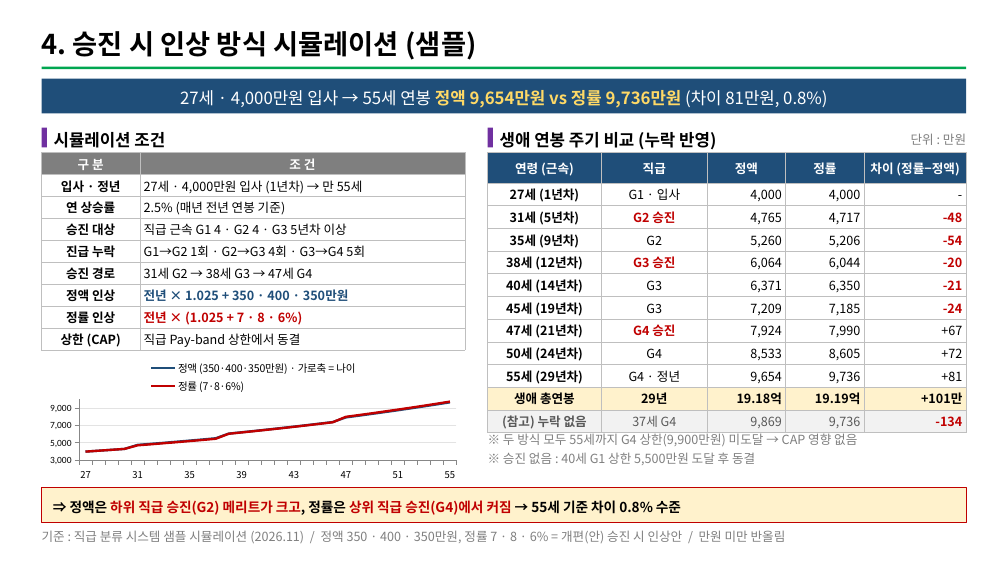
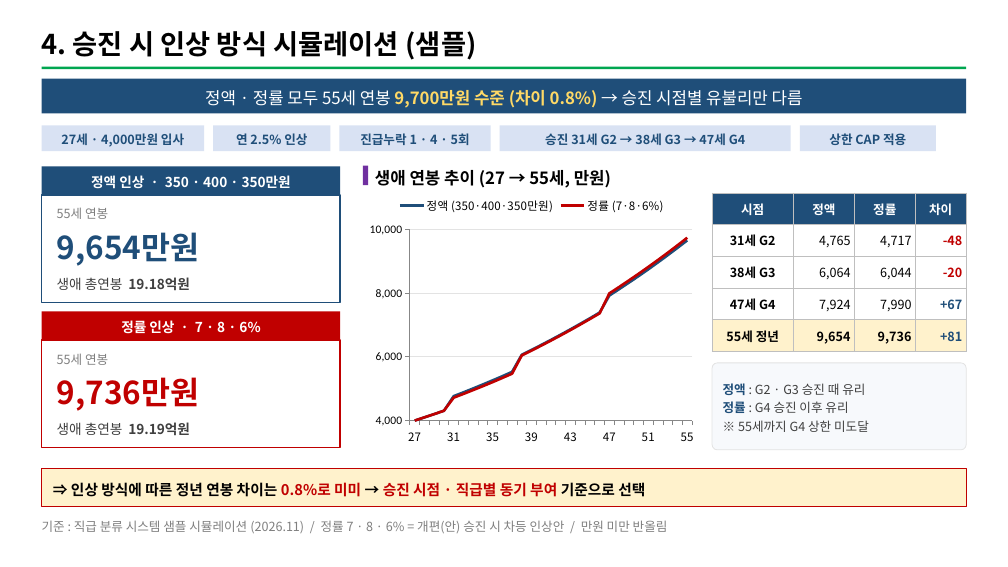
Before and after one commit to chosw9187-source/30agro, a slide deck: slide 6 of tools/grade2/report/직급재분류_결과보고(안).pptx. Drawn at 1008x567 pixels with LibreOffice and Linux fonts; fonts in the diff are those of the drawing. Boxes give left, top, right and bottom in pixels: in the first picture for what was removed or moved away, otherwise in the second. Text is boxed around its words. In the diff, an @@ line names an element or a change of style, - is before the commit and + after.

```diff
--- a/tools/grade2/report/직급재분류_결과보고(안).pptx
+++ b/tools/grade2/report/직급재분류_결과보고(안).pptx
@@ text in rectangle at bbox=[205, 90, 803, 108]: text changed @@
-27세 · 4,000만원 입사 → 55세 연봉 정액 9,654만원 vs 정률 9,736만원 (차이 81만원, 0.8%)
+정액 · 정률 모두 55세 연봉 9,700만원 수준 (차이 0.8%) → 승진 시점별 유불리만 다름
@@ rectangle removed at bbox=[42, 128, 47, 147] @@
@@ rectangle added at bbox=[42, 126, 204, 151], fill #D9E2F3, 12 pt, text #1F4E79, bold @@
+27세 · 4,000만원 입사
@@ text removed at bbox=[54, 132, 165, 148] @@
-시뮬레이션 조건
@@ rectangle added at bbox=[213, 126, 330, 151], fill #D9E2F3, 12 pt, text #1F4E79, bold @@
+연 2.5% 인상
@@ rectangle added at bbox=[340, 126, 491, 151], fill #D9E2F3, 12 pt, text #1F4E79, bold @@
+진급누락 1 · 4 · 5회
@@ text removed at bbox=[500, 132, 716, 150] @@
-생애 연봉 주기 비교 (누락 반영)
@@ rectangle added at bbox=[500, 126, 791, 151], fill #D9E2F3, 12 pt, text #1F4E79, bold @@
+승진 31세 G2 → 38세 G3 → 47세 G4
@@ rectangle added at bbox=[800, 126, 936, 151], fill #D9E2F3, 12 pt, text #1F4E79, bold @@
+상한 CAP 적용
@@ text removed at bbox=[911, 133, 966, 145] @@
-단위 : 만원
@@ table removed at bbox=[42, 153, 465, 351], 9 rows, 2 columns @@
-구 분 | 조 건
-입사 · 정년 | 27세 · 4,000만원 입사 (1년차) → 만 55세
-연 상승률 | 2.5% (매년 전년 연봉 기준)
-승진 대상 | 직급 근속 G1 4 · G2 4 · G3 5년차 이상
-진급 누락 | G1→G2 1회 · G2→G3 4회 · G3→G4 5회
-승진 경로 | 31세 G2 → 38세 G3 → 47세 G4
-정액 인상 | 전년 × 1.025 + 350 · 400 · 350만원
-정률 인상 | 전년 × (1.025 + 7 · 8 · 6%)
-상한 (CAP) | 직급 Pay-band 상한에서 동결
@@ rectangle added at bbox=[42, 166, 340, 195], fill #1F4E79, 13 pt, text #FFFFFF, bold @@
+정액 인상 · 350 · 400 · 350만원
@@ rectangle: place and size @@
-rectangle at bbox=[488, 128, 493, 147]
+rectangle at bbox=[363, 166, 368, 185]
@@ text added at bbox=[375, 170, 611, 188], 16 pt, text #000000, bold @@
+생애 연봉 추이 (27 → 55세, 만원)
@@ table removed at bbox=[488, 153, 966, 433], 12 rows, 5 columns @@
-연령 (근속) | 직급 | 정액 | 정률 | 차이 (정률−정액)
-27세 (1년차) | G1 · 입사 | 4,000 | 4,000 | -
-31세 (5년차) | G2 승진 | 4,765 | 4,717 | -48
-35세 (9년차) | G2 | 5,260 | 5,206 | -54
-38세 (12년차) | G3 승진 | 6,064 | 6,044 | -20
-40세 (14년차) | G3 | 6,371 | 6,350 | -21
-45세 (19년차) | G3 | 7,209 | 7,185 | -24
-47세 (21년차) | G4 승진 | 7,924 | 7,990 | +67
-50세 (24년차) | G4 | 8,533 | 8,605 | +72
-55세 (29년차) | G4 · 정년 | 9,654 | 9,736 | +81
-생애 총연봉 | 29년 | 19.18억 | 19.19억 | +101만
-(참고) 누락 없음 | 37세 G4 | 9,869 | 9,736 | -134
@@ rectangle added at bbox=[42, 195, 340, 302], fill #FFFFFF, outline #1F4E79 1.5 pt @@
@@ text added at bbox=[57, 207, 108, 219], 12 pt, text #7F7F7F @@
+55세 연봉
@@ line chart at bbox=[363, 189, 701, 450] @@
-정액 (350·400·350만원) · 가로축 = 나이: 4000, 4100, 4200, 4300, 4800, 4900, 5000, 5100, 5300, 5400, 5500, 6100, 6200, 6400, 6500, 6700, 6900, 7000, 7200, 7400, 7900, 8100, 8300, 8500, 8700, 9000, 9200, 9400, 9700
+정액 (350·400·350만원): 4000, 4100, 4200, 4300, 4800, 4900, 5000, 5100, 5300, 5400, 5500, 6100, 6200, 6400, 6500, 6700, 6900, 7000, 7200, 7400, 7900, 8100, 8300, 8500, 8700, 9000, 9200, 9400, 9700
@@ legend changed @@
@@ category axis changed @@
@@ value axis changed @@
@@ line chart: place and size @@
-line chart at bbox=[42, 352, 465, 484]
+line chart at bbox=[363, 189, 701, 450]
@@ table added at bbox=[712, 193, 967, 352], 5 rows, 4 columns @@
+시점 | 정액 | 정률 | 차이
+31세 G2 | 4,765 | 4,717 | -48
+38세 G3 | 6,064 | 6,044 | -20
+47세 G4 | 7,924 | 7,990 | +67
+55세 정년 | 9,654 | 9,736 | +81
@@ text added at bbox=[57, 232, 200, 266], 30 pt, text #1F4E79, bold @@
+9,654만원
@@ text added at bbox=[57, 277, 190, 290], 13 pt, text #404040, bold @@
+생애 총연봉 19.18억원
@@ rectangle added at bbox=[42, 312, 340, 340], fill #C00000, 13 pt, text #FFFFFF, bold @@
+정률 인상 · 7 · 8 · 6%
@@ rectangle added at bbox=[42, 340, 340, 448], fill #FFFFFF, outline #C00000 1.5 pt @@
@@ text added at bbox=[57, 353, 108, 365], 12 pt, text #7F7F7F @@
+55세 연봉
@@ text added at bbox=[57, 377, 200, 411], 30 pt, text #C00000, bold @@
+9,736만원
@@ rounded rectangle added at bbox=[712, 363, 966, 450], fill #F7F9FC, outline #E3E3E3 0.75 pt, 12 pt, text #404040 @@
+정액 : G2 · G3 승진 때 유리
+정률 : G4 승진 이후 유리
+※ 55세까지 G4 상한 미도달
@@ text added at bbox=[57, 422, 190, 435], 13 pt, text #404040, bold @@
+생애 총연봉 19.19억원
@@ text removed at bbox=[503, 431, 857, 465] @@
-※ 두 방식 모두 55세까지 G4 상한(9,900만원) 미도달 → CAP 영향 없음
-※ 승진 없음 : 40세 G1 상한 5,500만원 도달 후 동결
@@ rectangle added at bbox=[42, 469, 966, 507], fill #FFF2CC, outline #C00000 1 pt, 14 pt, text #000000, bold @@
+⇒ 인상 방식에 따른 정년 연봉 차이는 0.8%로 미미 → 승진 시점 · 직급별 동기 부여 기준으로 선택
@@ rectangle removed at bbox=[42, 488, 966, 523] @@
-⇒ 정액은 하위 직급 승진(G2) 메리트가 크고, 정률은 상위 직급 승진(G4)에서 커짐 → 55세 기준 차이 0.8% 수준
@@ text at bbox=[42, 520, 668, 533]: text changed @@
-기준 : 직급 분류 시스템 샘플 시뮬레이션 (2026.11) / 정액 350 · 400 · 350만원, 정률 7 · 8 · 6% = 개편(안) 승진 시 인상안 / 만원 미만 반올림
+기준 : 직급 분류 시스템 샘플 시뮬레이션 (2026.11) / 정률 7 · 8 · 6% = 개편(안) 승진 시 차등 인상안 / 만원 미만 반올림
```
Also in this commit, not shown: 1 other slide changed, 1 other file.
